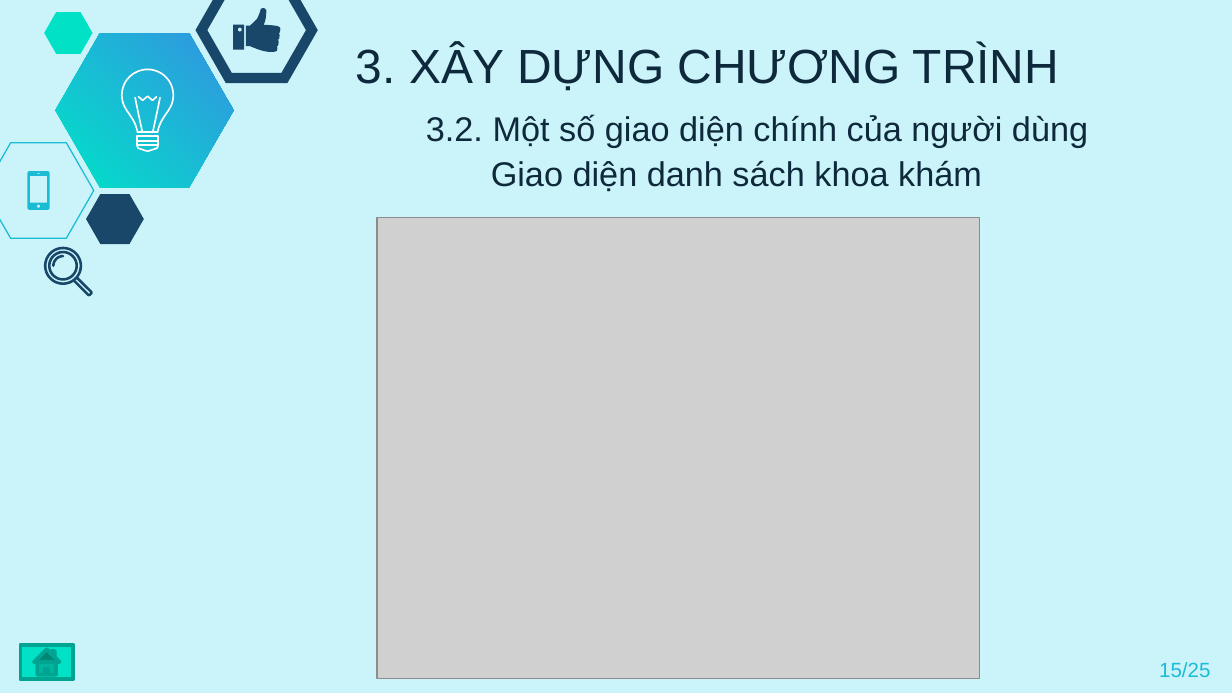
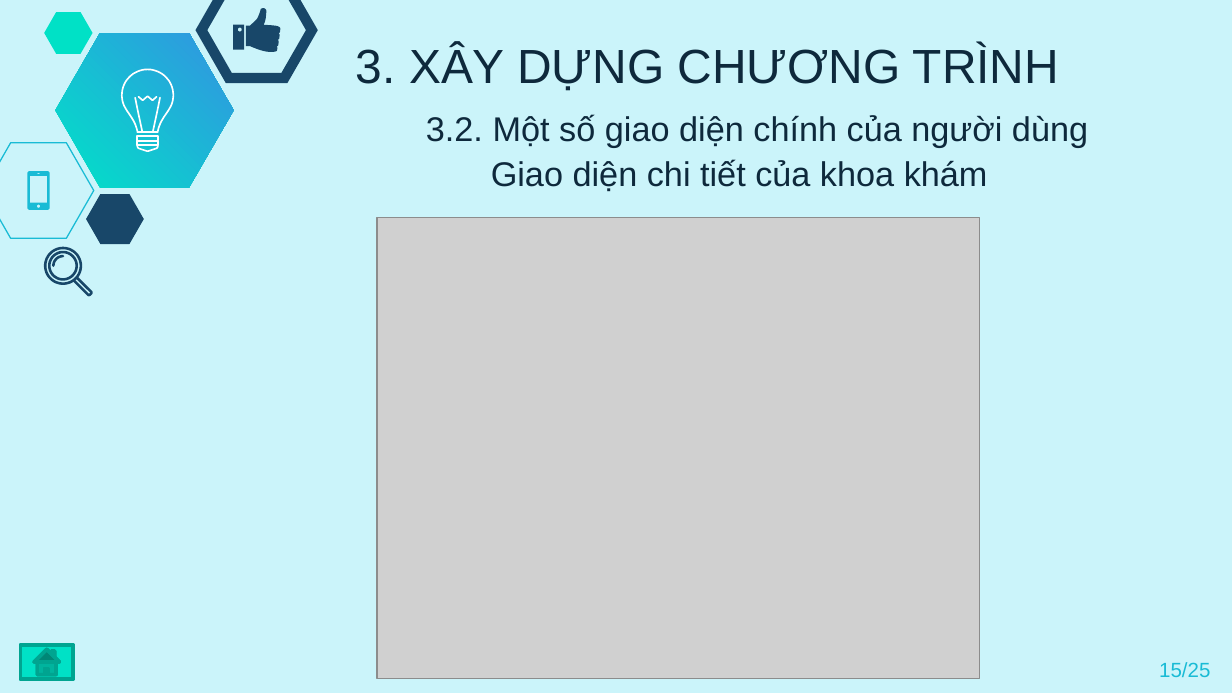
Before and after one commit to kuluong2000/doan-file, a slide deck: slide 15 of PP_BaoCaoDATN.pptx. Drawn at 1232x693 pixels with LibreOffice and Linux fonts; fonts in the diff are those of the drawing; grey boxes stand for pictures. Boxes give left, top, right and bottom in pixels: in the first picture for what was removed or moved away, otherwise in the second. Text is boxed around its words. In the diff, an @@ line names an element or a change of style, - is before the commit and + after.

```diff
--- a/PP_BaoCaoDATN.pptx
+++ b/PP_BaoCaoDATN.pptx
@@ text at box(491, 159, 988, 191): text changed @@
-Giao diện danh sách khoa khám
+Giao diện chi tiết của khoa khám
```
Also in this commit, not shown: 8 other slides changed, 6 slides removed, 3 other files.
